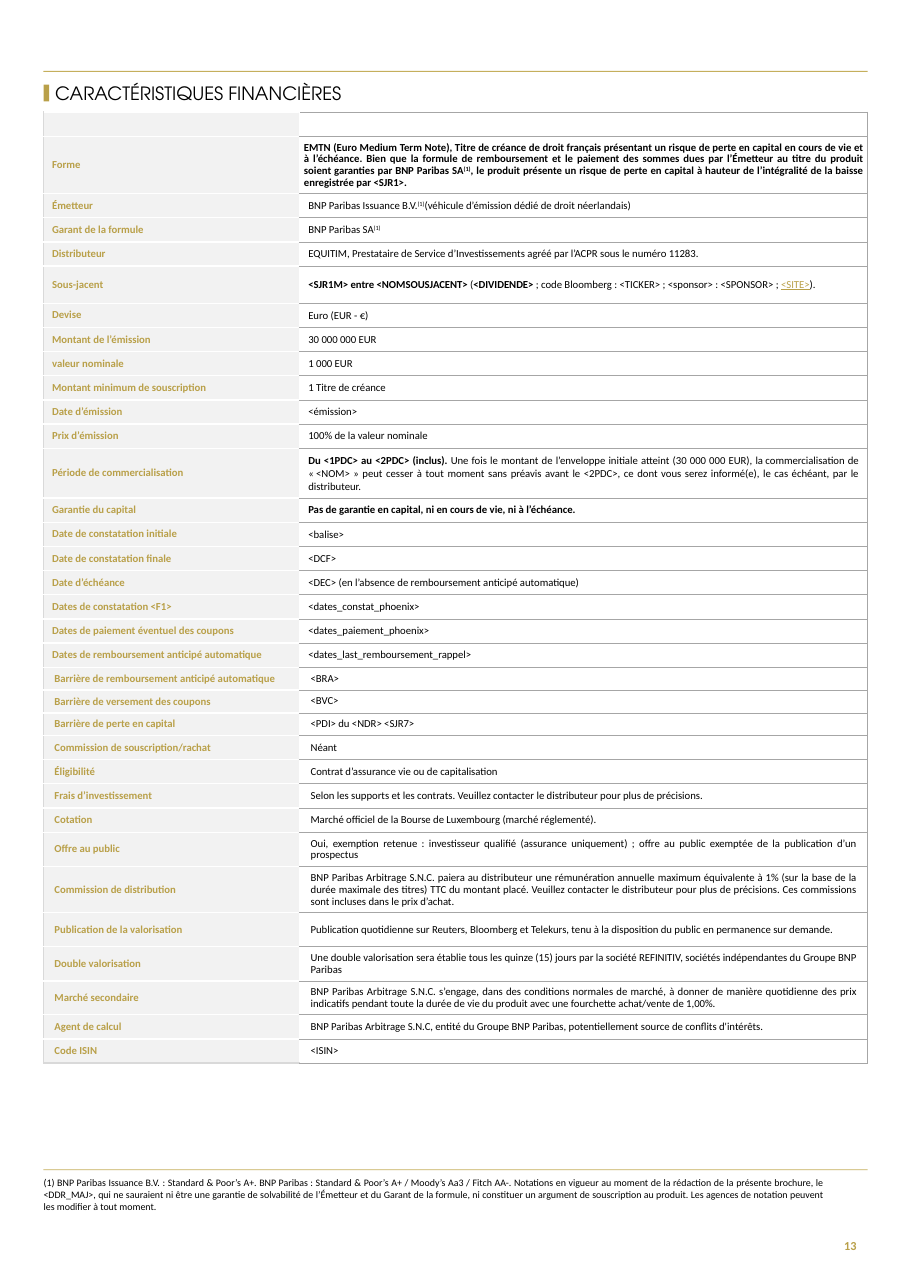
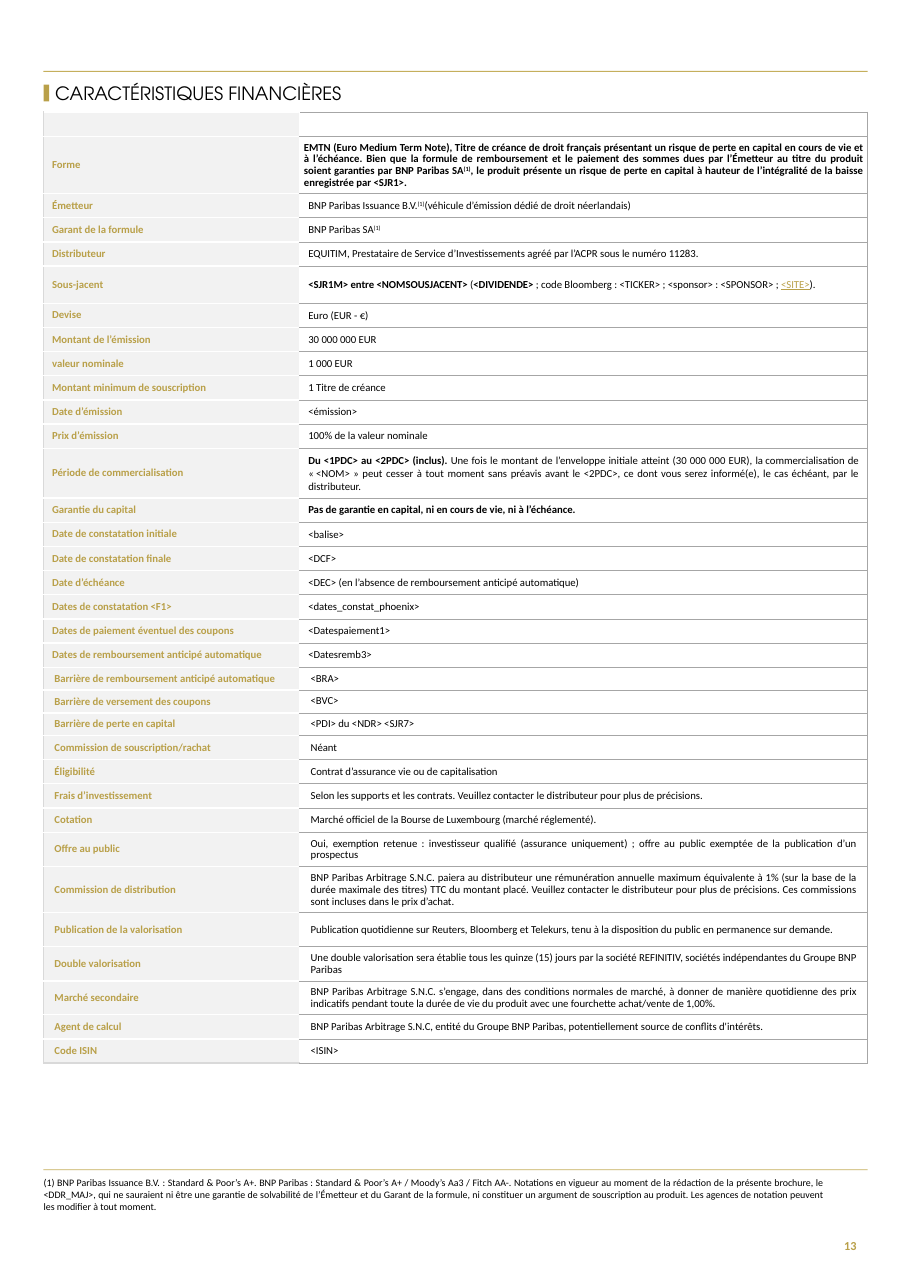
Before and after one commit to guillaumejacquin/Moulinette_Brochure_Equitim, a slide deck: slide 13 of Templates/BNP Paribas.pptx. Drawn at 911x1288 pixels with LibreOffice and Linux fonts; fonts in the diff are those of the drawing; background and template pictures are left out. Boxes give left, top, right and bottom in pixels: in the first picture for what was removed or moved away, otherwise in the second. Text is boxed around its words. In the diff, an @@ line names an element or a change of style, - is before the commit and + after.

```diff
--- a/Templates/BNP Paribas.pptx
+++ b/Templates/BNP Paribas.pptx
@@ table at (43, 112, 867, 1062) @@
-row 19, column 2: <dates_paiement_phoenix>
+row 19, column 2: <Datespaiement1>
-row 20, column 2: <dates_last_remboursement_rappel>
+row 20, column 2: <Datesremb3>
```
Also in this commit, not shown: 1 other slide changed, 57 other files.
